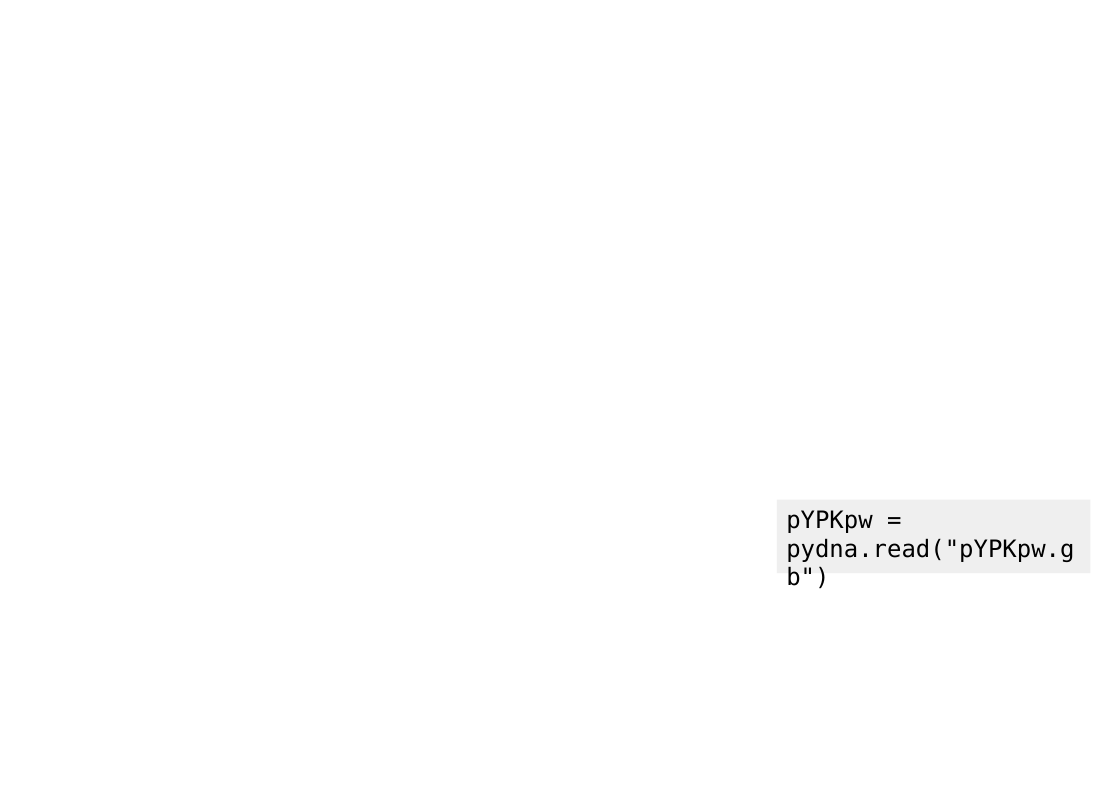
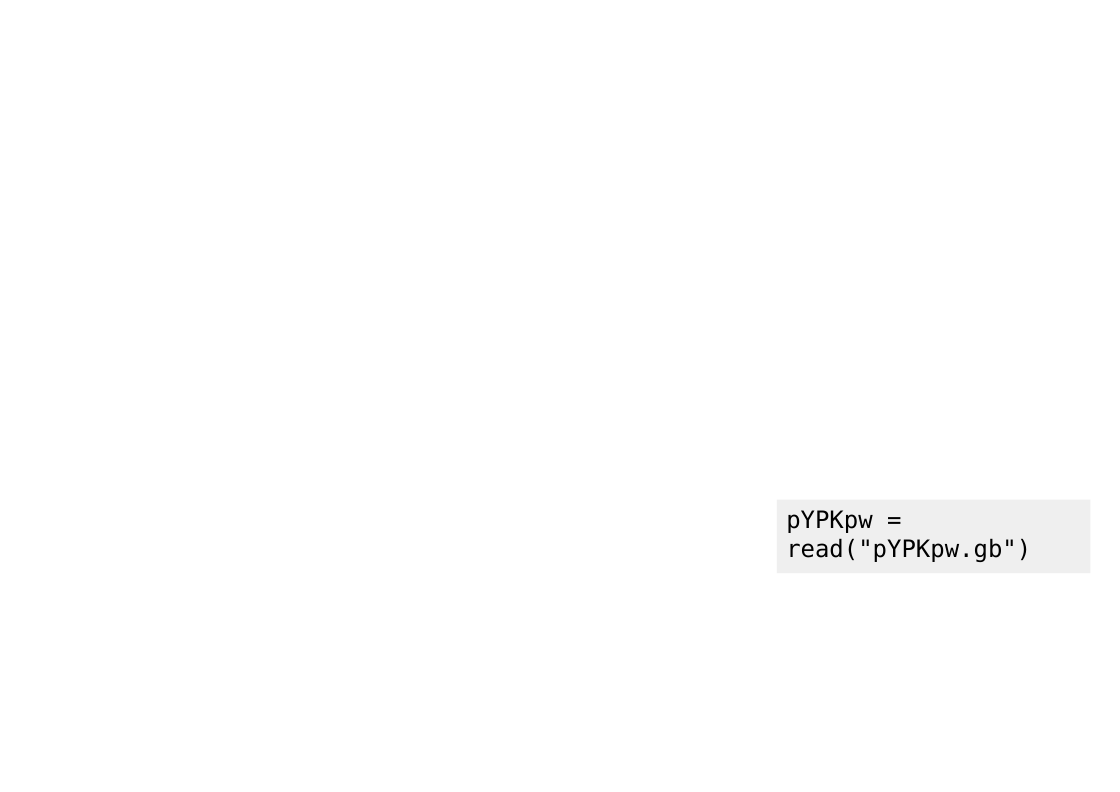
Before and after one commit to BjornFJohansson/pydna-examples, a slide deck: slide 13 of strawberry aat/saat_cloning2.odp (slide 14 before the commit). Drawn at 1120x792 pixels with LibreOffice and Linux fonts; fonts in the diff are those of the drawing; background and template pictures are left out. Boxes give left, top, right and bottom in pixels: in the first picture for what was removed or moved away, otherwise in the second. Text is boxed around its words. In the diff, an @@ line names an element or a change of style, - is before the commit and + after.

```diff
--- a/strawberry aat/saat_cloning2.odp
+++ b/strawberry aat/saat_cloning2.odp
@@ text in rectangle at (x1=786, y1=510, x2=1031, y2=562): text changed @@
-pYPKpw = pydna.read("pYPKpw.gb")
+pYPKpw = read("pYPKpw.gb")
```
Also in this commit, not shown: 9 other slides changed, 1 slide removed, 5 other files.
